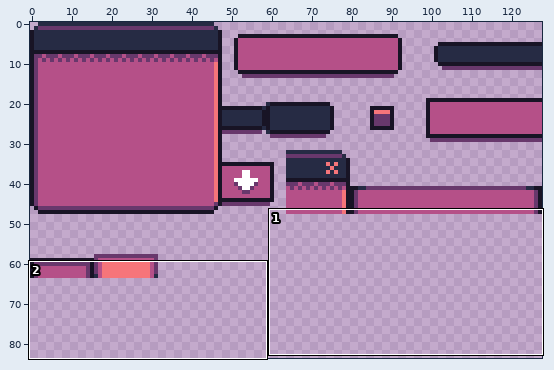
Two states of a sprite sheet, wingrid/assets/art/tiles/tiles_pink.png. The first picture is a wide view before the edit; the outline marks the close-up.
Close-up. The starting point:
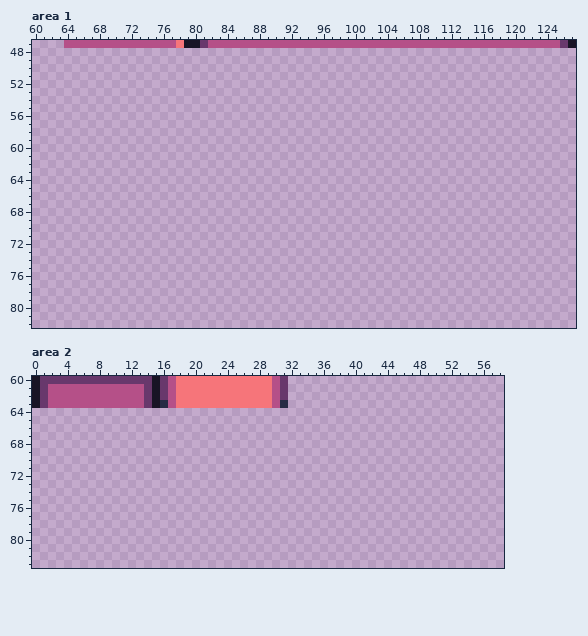
The file is 128x128 pixels. Shown: area 1: x 60..127, y 47..82; area 2: x 0..58, y 60..83. The wide view leaves out empty margins.
The same view after the edit:
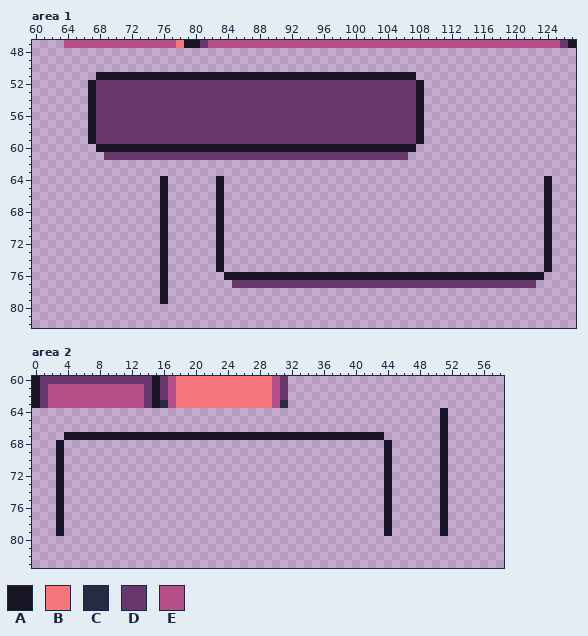
Palette (. is transparent): A #181425  B #f6757a  C #262b44  D #68386c  E #b55088
The edit:
Changed rows in their new state; - is an unchanged pixel.
Area 1:
first column x 67:
51 -AAAAAAAAAAAAAAAAAAAAAAAAAAAAAAAAAAAAAAAA-----------------
52 ADDDDDDDDDDDDDDDDDDDDDDDDDDDDDDDDDDDDDDDDA----------------
53 ADDDDDDDDDDDDDDDDDDDDDDDDDDDDDDDDDDDDDDDDA----------------
54 ADDDDDDDDDDDDDDDDDDDDDDDDDDDDDDDDDDDDDDDDA----------------
55 ADDDDDDDDDDDDDDDDDDDDDDDDDDDDDDDDDDDDDDDDA----------------
56 ADDDDDDDDDDDDDDDDDDDDDDDDDDDDDDDDDDDDDDDDA----------------
57 ADDDDDDDDDDDDDDDDDDDDDDDDDDDDDDDDDDDDDDDDA----------------
58 ADDDDDDDDDDDDDDDDDDDDDDDDDDDDDDDDDDDDDDDDA----------------
59 ADDDDDDDDDDDDDDDDDDDDDDDDDDDDDDDDDDDDDDDDA----------------
60 -AAAAAAAAAAAAAAAAAAAAAAAAAAAAAAAAAAAAAAAA-----------------
61 --DDDDDDDDDDDDDDDDDDDDDDDDDDDDDDDDDDDDDD------------------
64 ---------A------A----------------------------------------A
65 ---------A------A----------------------------------------A
66 ---------A------A----------------------------------------A
67 ---------A------A----------------------------------------A
68 ---------A------A----------------------------------------A
69 ---------A------A----------------------------------------A
70 ---------A------A----------------------------------------A
71 ---------A------A----------------------------------------A
72 ---------A------A----------------------------------------A
73 ---------A------A----------------------------------------A
74 ---------A------A----------------------------------------A
75 ---------A------A----------------------------------------A
76 ---------A-------AAAAAAAAAAAAAAAAAAAAAAAAAAAAAAAAAAAAAAAA-
77 ---------A--------DDDDDDDDDDDDDDDDDDDDDDDDDDDDDDDDDDDDDD--
78 ---------A------------------------------------------------
79 ---------A------------------------------------------------
Area 2:
first column x 3:
64 ------------------------------------------------A
65 ------------------------------------------------A
66 ------------------------------------------------A
67 -AAAAAAAAAAAAAAAAAAAAAAAAAAAAAAAAAAAAAAAA-------A
68 A----------------------------------------A------A
69 A----------------------------------------A------A
70 A----------------------------------------A------A
71 A----------------------------------------A------A
72 A----------------------------------------A------A
73 A----------------------------------------A------A
74 A----------------------------------------A------A
75 A----------------------------------------A------A
76 A----------------------------------------A------A
77 A----------------------------------------A------A
78 A----------------------------------------A------A
79 A----------------------------------------A------A
